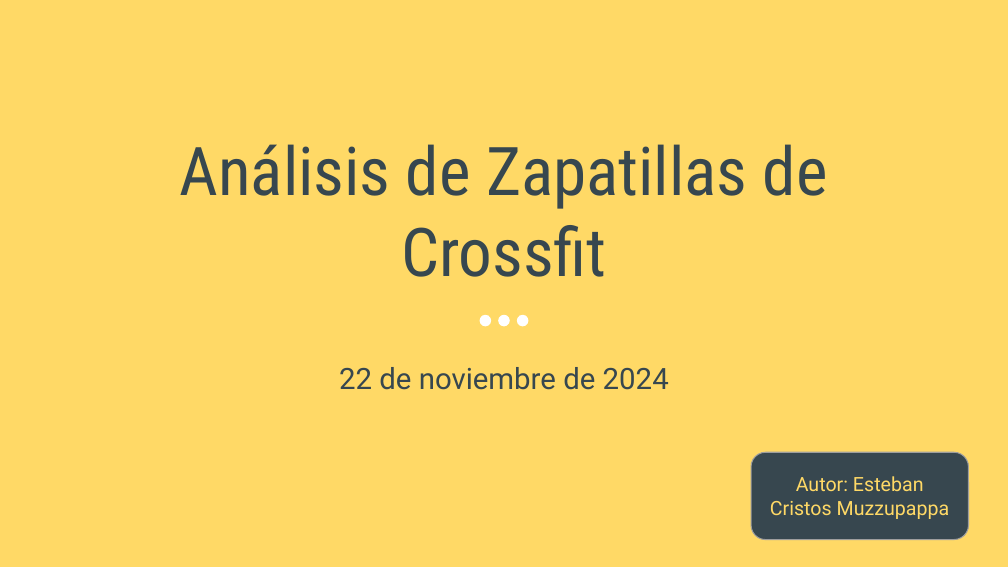
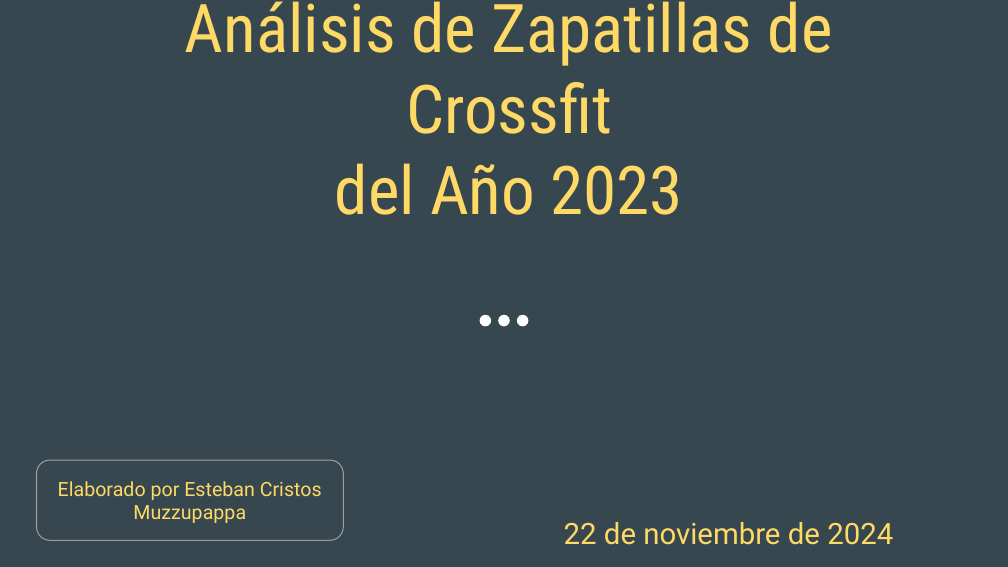
Before and after one commit to estcr/lab-3er-semana, a slide deck: slide 1 of Presentación zapatillas Crossfit.pptx. Drawn at 1008x567 pixels with LibreOffice and Linux fonts; fonts in the diff are those of the drawing; background and template pictures are left out. Boxes give left, top, right and bottom in pixels: in the first picture for what was removed or moved away, otherwise in the second. Text is boxed around its words. In the diff, an @@ line names an element or a change of style, - is before the commit and + after.

Commit message:
Commit final

```diff
--- a/Presentación zapatillas Crossfit.pptx
+++ b/Presentación zapatillas Crossfit.pptx
@@ background #FFD966 to picture (left out) @@
@@ title "Análisis de Zapatillas de Crossfit": place and size @@
-title "Análisis de Zapatillas de Crossfit" at bbox=[180, 144, 828, 277]
+title "Análisis de Zapatillas de Crossfit" at bbox=[185, 1, 833, 215]
@@ title at bbox=[185, 1, 833, 134]: text colour #37474F to #FFD966 in "Análisis de Zapatillas de Crossfit" @@
@@ title at bbox=[335, 163, 683, 215]: paragraph added @@
+del Año 2023
@@ rounded rectangle "Elaborado por Esteban Cristos Muzzupappa": place and size @@
-rounded rectangle "Elaborado por Esteban Cristos Muzzupappa" at bbox=[751, 453, 969, 540]
+rounded rectangle "Elaborado por Esteban Cristos Muzzupappa" at bbox=[36, 460, 343, 540]
@@ rounded rectangle "Elaborado por Esteban Cristos Muzzupappa" at bbox=[36, 460, 343, 540]: fill #37474F to none @@
@@ text in rounded rectangle at bbox=[58, 481, 322, 523]: text changed @@
-Autor: Esteban Cristos Muzzupappa
+Elaborado por Esteban Cristos Muzzupappa
@@ subtitle "22 de noviembre de 2024": place and size @@
-subtitle "22 de noviembre de 2024" at bbox=[339, 367, 669, 390]
+subtitle "22 de noviembre de 2024" at bbox=[564, 522, 893, 545]
@@ subtitle "22 de noviembre de 2024" at bbox=[564, 522, 893, 545]: text colour #37474F to #FFD966 @@
```
